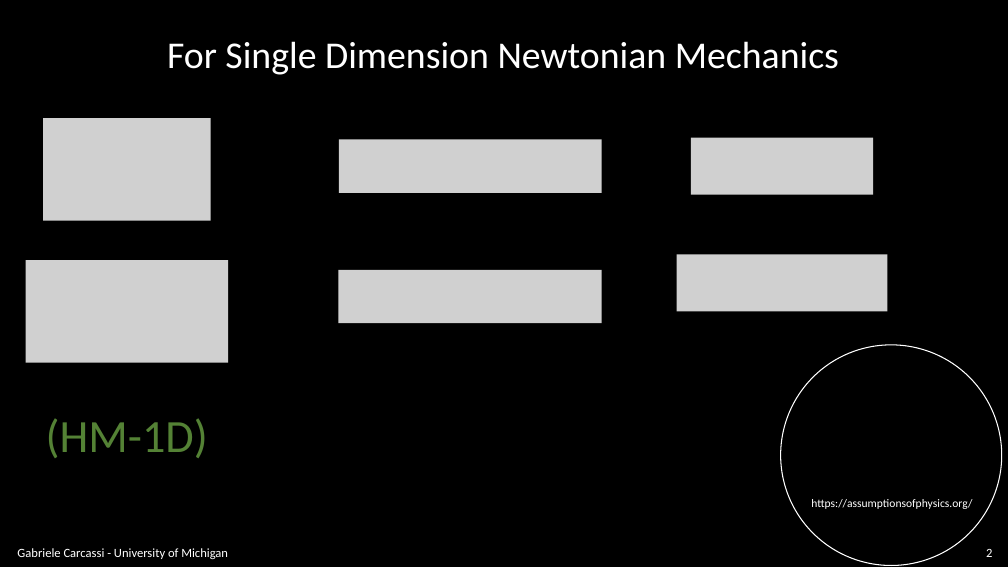
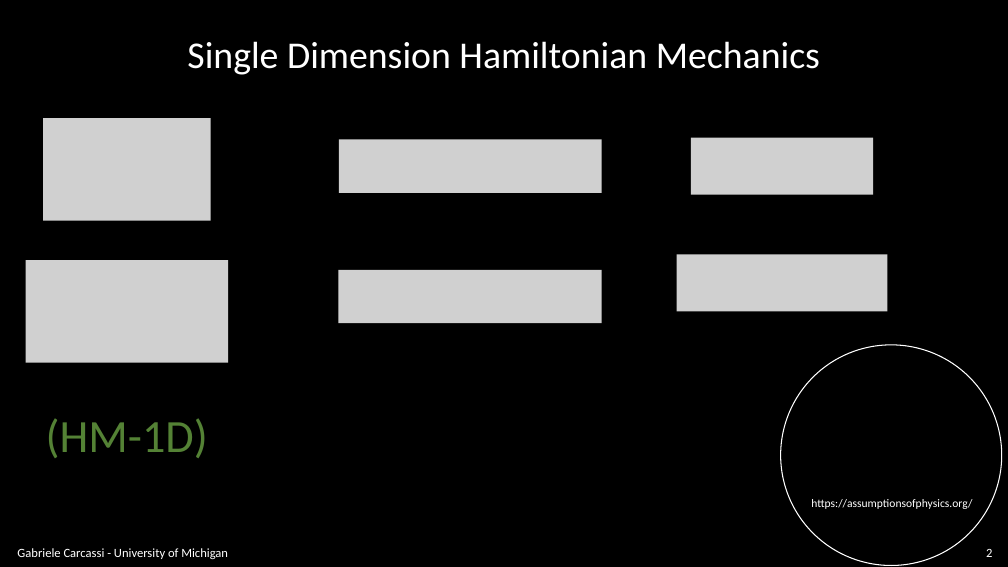
Before and after one commit to assumptionsofphysics/slides, a slide deck: slide 2 of BookCompanions-v2/RP-Class-3.pptx. Drawn at 1008x567 pixels with LibreOffice and Linux fonts; fonts in the diff are those of the drawing; grey boxes stand for pictures; background and template pictures are left out. Boxes give left, top, right and bottom in pixels: in the first picture for what was removed or moved away, otherwise in the second. Text is boxed around its words. In the diff, an @@ line names an element or a change of style, - is before the commit and + after.

```diff
--- a/BookCompanions-v2/RP-Class-3.pptx
+++ b/BookCompanions-v2/RP-Class-3.pptx
@@ text at [187,41,820,75]: text changed @@
-For Single Dimension Newtonian Mechanics
+Single Dimension Hamiltonian Mechanics
```
Also in this commit, not shown: 30 other slides changed, 6 slides added, 1 slide removed.
